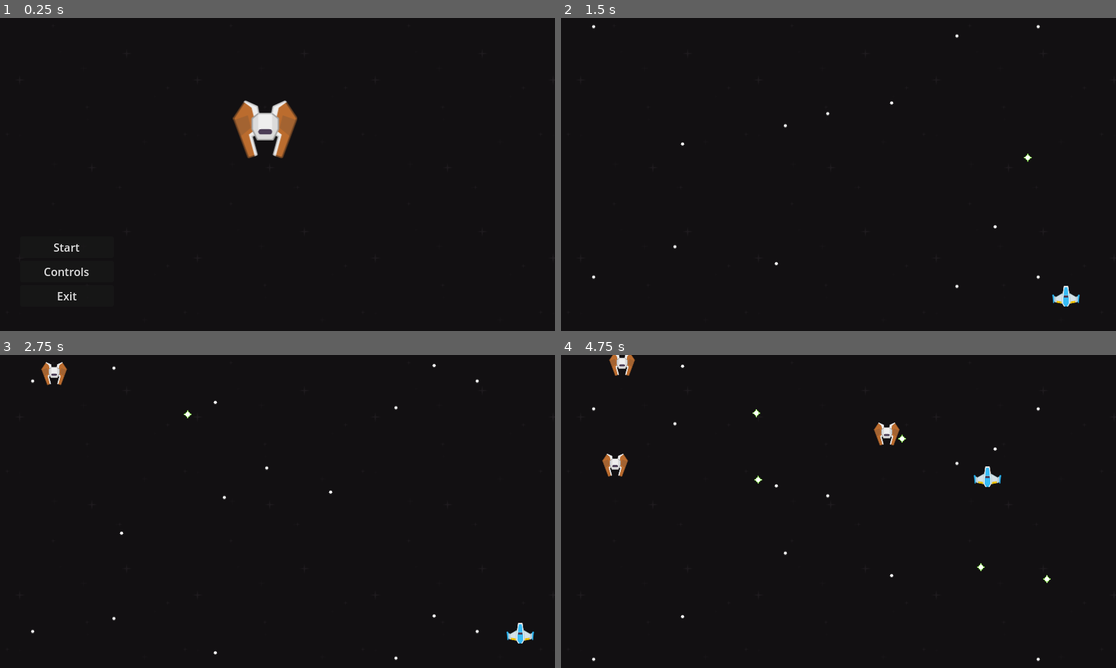
Above: before the commit, frames 1-4 (two rows, left to right).
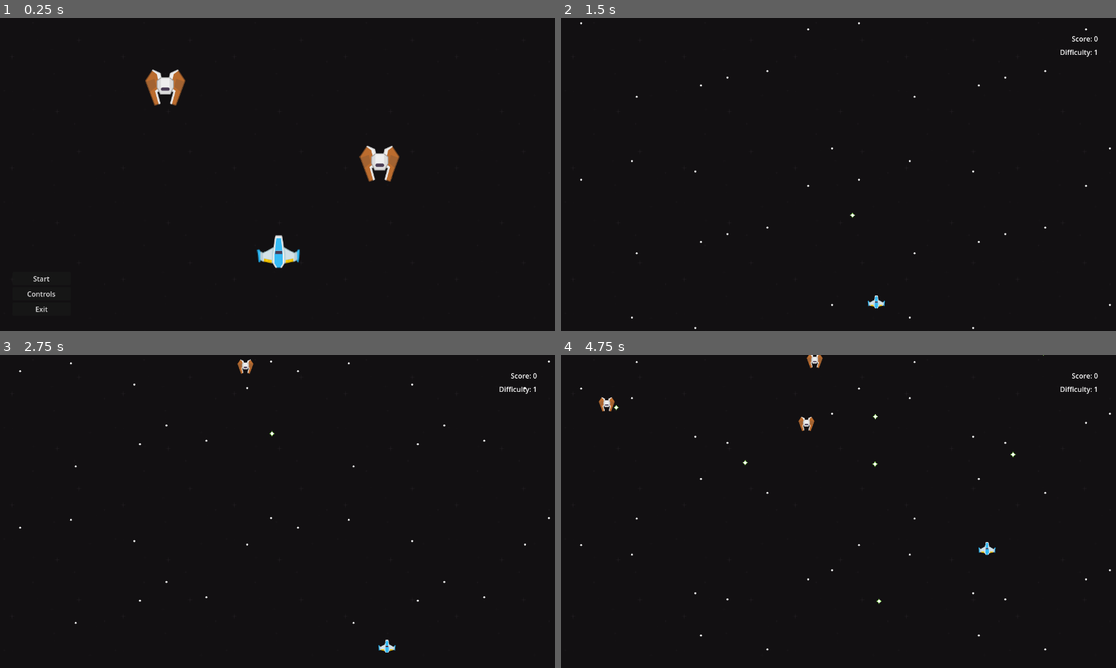
Above: after the commit, the same moments.

Repository: pmatigakis/spaceshooter
Game: Godot game, scene res://Menu.tscn
The game is run twice, just before and just after one commit, with the same random seed, the same clock (stepped at 60 frames per second) and the same inputs. Sound files missing from this copy of the repository are replaced by a short silence.
Inputs:
- Up to frame 1 (0.25 s): no input
- Up to frame 2 (1.5 s): click "Start" at 0.5 s; tap Enter at 1.25 s; hold Right (ui_right) from 1.28 s (still down); hold Space (fire_weapon) from 1.28 s (still down)
- Up to frame 3 (2.75 s): release Right (ui_right) at 2.03 s; release Space (fire_weapon) at 2.03 s; hold Down (ui_down) from 2.03 s (still down); tap Space (fire_weapon) at 2.1 s
- Up to frame 4 (4.75 s): release Down (ui_down) at 2.78 s; hold Right (ui_right) 2.78-3.53 s; hold Space (fire_weapon) 2.78-3.53 s; hold Up (ui_up) 3.53-4.28 s; tap Space (fire_weapon) at 3.6 s; hold Left (ui_left) from 4.28 s (still down); hold Space (fire_weapon) from 4.28 s (still down)

The runs differ from the first frame. In frame 1, 3.2% of the frame differs, in the area x 4-72%, y 16-94%; in frame 2, 0.6%; in frame 3, 0.9%; in frame 4, 1.6%.

Commit message:
The game window should resize properly now

Diff:
--- a/Menu.tscn
+++ b/Menu.tscn
@@ -10,6 +10,8 @@
 anchors_preset = 15
 anchor_right = 1.0
 anchor_bottom = 1.0
+grow_horizontal = 2
+grow_vertical = 2
 script = ExtResource("4")
 
 [node name="Background" type="TextureRect" parent="."]
--- a/project.godot
+++ b/project.godot
@@ -23,7 +23,7 @@
 
 window/size/viewport_width=1280
 window/size/viewport_height=720
-window/stretch/mode="2d"
+window/stretch/mode="viewport"
 
 [input]
 
@@ -45,4 +45,5 @@
 
 [rendering]
 
+textures/canvas_textures/default_texture_filter=0
 environment/defaults/default_environment="res://default_env.tres"
